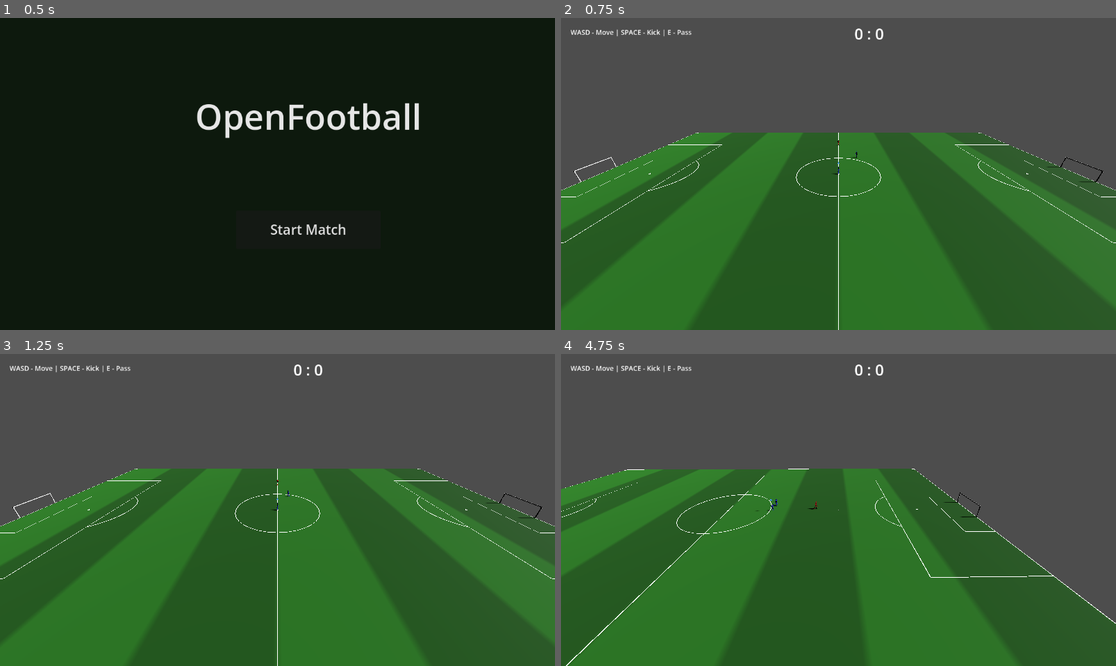
Above: before the commit, frames 1-4 (two rows, left to right).
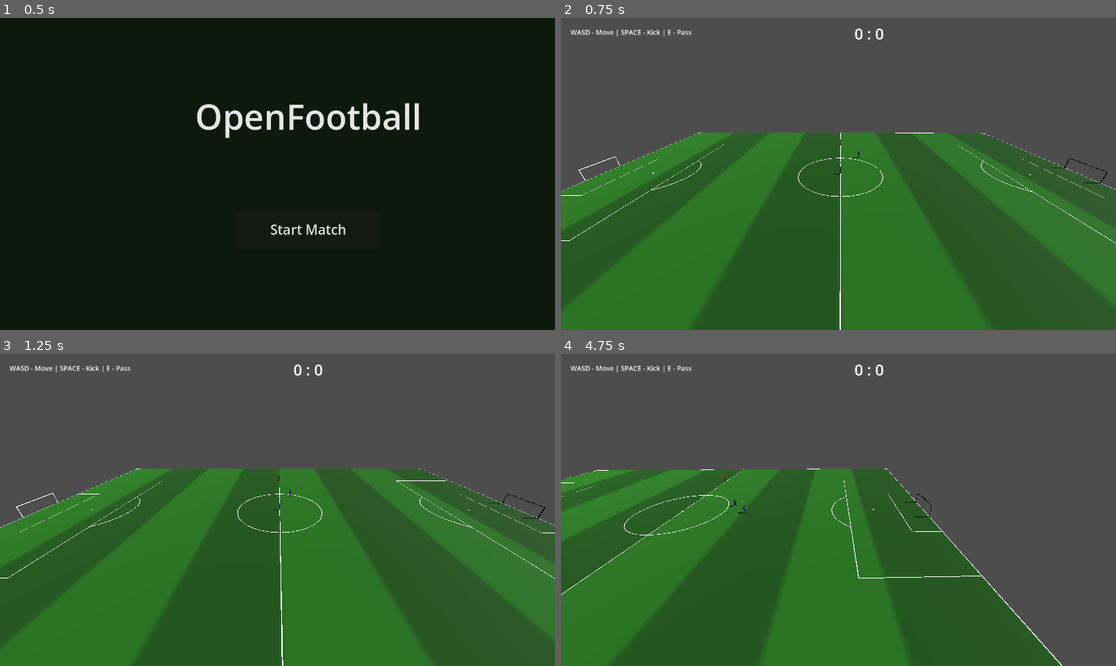
Above: after the commit, the same moments.

Repository: Churikov0112/open_football
Game: Godot game, scene res://scenes/main_menu.tscn
Two runs of this game, one before a commit and one after it. Both use one fixed random seed, a clock stepped at 60 frames per second and the inputs below.
Inputs (mouse positions are in pixels of both pictures, inside the frame that each line leads up to):
- Up to frame 1 (0.5 s): no input
- Up to frame 2 (0.75 s): click "Start Match" at 0.5 s
- Up to frame 3 (1.25 s): no input
- Up to frame 4 (4.75 s): move the mouse to (960, 494) at 1.27 s; hold Right (move_right) 1.28-2 s; hold D (kick) 1.28-2 s; click (960, 494) at 1.42 s; tap E (pass) at 1.55 s; drag from (727, 525) to (810, 572) at 2.02 s; move the mouse to (894, 441) at 2.77 s; hold Right (move_right) 2.78-3.5 s; hold Shift (sprint) 2.78-3.5 s; tap D (kick) at 3.05 s; drag from (810, 572) to (672, 463) at 3.52 s; move the mouse to (1005, 556) at 4.27 s; hold Left (move_left) from 4.28 s (still down); hold D (kick) from 4.28 s (still down); tap Shift (sprint) at 4.55 s

Frame 1 is identical in both runs. In frame 2, 0.9% of the frame differs, in the area x 0-100%, y 36-100%; in frame 3, 0.9%; in frame 4, 39%.

Commit message:
feat(ball): flight-gated ball-vs-player collision + continuous lead-follow dribbling
Enable ball<->player physics collision ONLY while the ball is in FLIGHT (shots/
passes) — an 'always collide' model shoved the trapped/loose ball off the
dribbler's own capsule (the 78990c8 hazard), breaking close control and pickup.
Blocks/interceptions only need flight-time collision anyway. continuous_cd on.

Rework dribbling from discrete push-and-chase to continuous lead-follow: the ball
is held ahead of the player at a distance that grows with speed (tight when slow,
far when sprinting), breaks away into a chase past DRIBBLE_CHASE_DIST, and gains a
smooth random sprint imprecision (speed traded for accuracy).

DEBUG_DISABLE_OPPONENT=true is a TEMPORARY test flag (opponent stands still) —
revert before finishing Phase 0.

Co-Authored-By: Claude Opus 4.8 <noreply@anthropic.com>

Diff:
--- a/scripts/ai/simple_ai.gd
+++ b/scripts/ai/simple_ai.gd
@@ -36,6 +36,12 @@
 
 
 func _physics_process(delta: float) -> void:
+	if FootballConstants.DEBUG_DISABLE_OPPONENT:
+		var dm := _motor()
+		if dm != null:
+			dm.set_move_intent(Vector3.ZERO)
+		return
+
 	if not ball or not is_instance_valid(ball):
 		return
 
--- a/scripts/ball/ball_controller.gd
+++ b/scripts/ball/ball_controller.gd
@@ -25,13 +25,19 @@
 var _was_far: bool = true                    # мяч был вне зоны догона → следующий контакт = толчок
 var _dribble_chasing: bool = false           # true → мяч ушёл, владелец должен БЕЖАТЬ к мячу (гистерезис)
 var _dribble_suppressed: bool = false        # true → НЕ толкать мяч (идёт зарядка/commit паса-удара) → одно касание
+var _wobble_dir_n: float = 0.0               # плавный случайный дрейф направления удержания [-1..1] (спринт-неточность)
+var _wobble_lead_n: float = 0.0              # плавный случайный дрейф дистанции удержания [-1..1]
 
 
 func _ready() -> void:
 	_football_texture()
 	var phys_mat := PhysicsMaterial.new()
-	phys_mat.bounce = 0.4
+	phys_mat.friction = 0.4
+	phys_mat.bounce = 0.35
 	physics_material_override = phys_mat
+	continuous_cd = true           # быстрый удар не должен туннелировать сквозь игрока/штангу
+	max_contacts_reported = 2
+	contact_monitor = true
 
 
 func _football_texture() -> void:
@@ -76,6 +82,7 @@
 	dribbler = node
 	_dribbler_prev_pos = node.global_position if node else Vector3.ZERO
 	state = BallState.TRAPPED if node else BallState.OPEN
+	_set_player_collision(false)  # трапнутый/бесхозный мяч не сталкивается с капсулами игроков
 	if node:
 		var f := -node.global_transform.basis.z
 		f.y = 0.0
@@ -115,11 +122,22 @@
 		_last_release_time = Time.get_ticks_msec()
 	_dribbler_prev_pos = Vector3.ZERO
 	state = BallState.OPEN
+	_set_player_collision(false)
 
 
 ## Текущий владелец мяча (нейтральное имя поверх legacy-поля dribbler).
 func player() -> Node3D:
 	return dribbler
+
+
+## Слой игроков в маске мяча — ВКЛючаем только в полёте (блок/перехват), иначе капсула игрока
+## толкала бы мяч на дриблинге/подборе (ломает близкий контроль, подскок). Bit2 = PLAYER.
+func _set_player_collision(on: bool) -> void:
+	var pbit := FootballConstants.PLAYER_COLLISION_MASK
+	if on:
+		collision_mask |= pbit
+	else:
+		collision_mask &= ~pbit
 
 
 func clear_last_kicker() -> void:
@@ -159,6 +177,7 @@
 	_last_kick_time = Time.get_ticks_msec()
 	release_dribble()
 	state = BallState.FLIGHT
+	_set_player_collision(true)  # в полёте мяч сталкивается с игроками (блок/перехват)
 	_pending_impulse = direction * power
 
 
@@ -170,6 +189,7 @@
 	_last_kick_time = Time.get_ticks_msec()
 	release_dribble()
 	state = BallState.FLIGHT
+	_set_player_collision(true)  # в полёте мяч сталкивается с игроками (блок/перехват)
 	_pending_impulse = velocity * mass
 
 
@@ -184,47 +204,68 @@
 		_dribbler_prev_pos = player_pos
 		pos_delta.y = 0.0
 
-		var player_speed := 0.0
+		var player_vel := Vector3.ZERO
 		if dt > 0.0:
-			player_speed = pos_delta.length() / dt
-
-		# Свободное качение с трением — мяч живёт своей инерцией между толчками (не пиннится).
-		vel.x *= FootballConstants.DRIBBLE_ROLL_DRAG
-		vel.z *= FootballConstants.DRIBBLE_ROLL_DRAG
+			player_vel = (pos_delta / dt).limit_length(15.0)
+		var player_speed := player_vel.length()
 
 		var gap := state_body.transform.origin - player_pos
 		gap.y = 0.0
 		var gd := gap.length()
 
-		# Флаг «бежать к мячу» с гистерезисом: ушёл дальше CHASE_DIST → chasing; догнал ближе
-		# CATCH_DIST → ведём стиком; между — держим текущее (нет флип-флопа/«танца»).
+		# Гистерезис: мяч вырвался дальше CHASE → «догон» (свободный ролл, игрок бежит к мячу);
+		# догнал ближе CATCH → снова под контролем. Между — держим текущий режим (без флип-флопа).
 		if gd > FootballConstants.DRIBBLE_CHASE_DIST:
 			_dribble_chasing = true
 		elif gd < FootballConstants.DRIBBLE_CATCH_DIST:
 			_dribble_chasing = false
 
-		if gd < FootballConstants.DRIBBLE_CATCH_DIST:
-			# Игрок ДОГНАЛ мяч: только сейчас можно сменить направление и толкнуть. Толчок —
-			# на «фронте» (был далеко → догнал), а не каждый кадр, чтобы не приклеивать мяч.
-			# Подавление: пока идёт зарядка/commit паса-удара — НЕ толкаем (одно касание = пас).
-			if _was_far and player_speed > 0.3 and not _dribble_suppressed:
-				# Направление толчка: стик владельца (intent), иначе — facing (путь ИИ).
-				var pdir := _dribble_intent
-				if pdir.length_squared() < 0.0001:
-					var f := -dribbler.global_transform.basis.z
-					f.y = 0.0
-					pdir = f.normalized() if f.length_squared() > 0.0001 else _dribble_dir
-				_dribble_dir = pdir
-				var push := _dribble_dir * (player_speed + FootballConstants.DRIBBLE_PUSH_BONUS + _dribble_push_extra)
-				vel.x = push.x
-				vel.z = push.z
-				# «Взвод» снимаем ТОЛЬКО после реального толчка: иначе, подойдя к мячу медленно
-				# (<0.3) на старте, _was_far гасился без толчка и игрок «залипал» на мяче (деадлок).
-				_was_far = false
+		if _dribble_chasing:
+			# Мяч вырвался — свободно катится с трением, игрок догоняет (match_manager ведёт к мячу).
+			vel.x *= FootballConstants.DRIBBLE_ROLL_DRAG
+			vel.z *= FootballConstants.DRIBBLE_ROLL_DRAG
 		else:
-			_was_far = true
+			# Под контролем: удерживаем мяч в точке впереди. Lead растёт со скоростью — плотно
+			# на медленном (мяч у ног, не пробежать мимо), далеко на бегу. Скорость мяча =
+			# скорость игрока + подтягивание к точке, сглаженно (лаг = «живость»). Заряд/стоп
+			# (suppressed) → плотное удержание (базовый lead), чтобы пас/остановка были чистыми.
+			var pdir := _dribble_intent
+			if pdir.length_squared() < 0.0001:
+				pdir = _dribble_dir
+			_dribble_dir = pdir
+			var lead := FootballConstants.DRIBBLE_LEAD_BASE
+			if not _dribble_suppressed:
+				lead += (player_speed + _dribble_push_extra) * FootballConstants.DRIBBLE_LEAD_PER_SPEED
+			# Спринт-неточность: плавный случайный увод направления и дистанции удержания,
+			# масштаб по силе спринта (доля от DRIBBLE_SPRINT_PUSH_EXTRA). Дрейф не по-кадровый:
+			# копится с затуханием (*0.99 + маленький рандом) → медленное «плавание», не джиттер.
+			var pdir_w := pdir
+			var sprint_factor := 0.0
+			if FootballConstants.DRIBBLE_SPRINT_PUSH_EXTRA > 0.0:
+				sprint_factor = clampf(_dribble_push_extra / FootballConstants.DRIBBLE_SPRINT_PUSH_EXTRA, 0.0, 1.0)
+			if sprint_factor > 0.01 and not _dribble_suppressed:
+				_wobble_dir_n = clampf(_wobble_dir_n * 0.98 + randf_range(-0.15, 0.15), -1.0, 1.0)
+				_wobble_lead_n = clampf(_wobble_lead_n * 0.98 + randf_range(-0.15, 0.15), -1.0, 1.0)
+				pdir_w = pdir.rotated(Vector3.UP, deg_to_rad(FootballConstants.DRIBBLE_SPRINT_WOBBLE_ANGLE) * _wobble_dir_n * sprint_factor)
+				lead += FootballConstants.DRIBBLE_SPRINT_WOBBLE_LEAD * _wobble_lead_n * sprint_factor
+			else:
+				_wobble_dir_n *= 0.9
+				_wobble_lead_n *= 0.9
+			var front := player_pos + pdir_w * lead
+			var to_front := front - state_body.transform.origin
+			to_front.y = 0.0
+			var desired := player_vel + to_front * FootballConstants.DRIBBLE_CONTROL_GAIN
+			var flat_vel := Vector3(vel.x, 0.0, vel.z)
+			var blended := flat_vel.lerp(desired, FootballConstants.DRIBBLE_CONTROL_LERP)
+			vel.x = blended.x
+			vel.z = blended.z
 		vel.y *= air_resistance
 	else:
+		# Полёт закончился, когда мяч замедлился до «подбираемого» — снова OPEN, коллизия с
+		# игроками выключается (чтобы капсула подбирающего не сбивала/подкидывала мяч).
+		if state == BallState.FLIGHT and Vector3(vel.x, 0.0, vel.z).length() < FootballConstants.BALL_TRAP_MAX_SPEED:
+			state = BallState.OPEN
+			_set_player_collision(false)
 		vel.x *= drag_factor
 		vel.z *= drag_factor
 		vel.y *= air_resistance
--- a/scripts/data/football_constants.gd
+++ b/scripts/data/football_constants.gd
@@ -79,24 +79,31 @@
 
 const DRIBBLE_FORWARD_DIST := 0.5
 const DRIBBLE_HEIGHT := 0.08
-# Дриблинг «толкни и догони» (аркадная петля): СТИК задаёт направление ТОЛЧКА мяча (мяч
-# отскакивает туда, куда стик), а БЕГ игрока авто-направляется к мячу (match_manager) — толкнул
-# и сам побежал догонять. Мяч катится своей инерцией с трением; когда игрок догнал его (в
-# пределах DRIBBLE_CATCH_DIST) — новый толчок в текущем направлении стика. Толчок на «фронте»
-# (мяч отошёл → догнал → толкнул), а не каждый кадр — поэтому мяч не «прилеплен» к ноге.
-const DRIBBLE_CATCH_DIST := 0.5   # догнал мяч ближе этого (м) → толчок + флаг chasing=false (ведём стиком)
-const DRIBBLE_CHASE_DIST := 0.9   # мяч дальше этого (м) → флаг chasing=true (игрок бежит к мячу); гистерезис с CATCH
-const DRIBBLE_PUSH_BONUS := 3.5   # мяч толкается на (скорость_игрока + это), м/с — сильнее/дальше
-const DRIBBLE_ROLL_DRAG := 0.97   # трение качения между толчками (выше = катится дальше)
-const DRIBBLE_SPRINT_PUSH_EXTRA := 4.0  # доп. сила толчка при полном спринте (мяч дальше → сложнее контроль)
-# Владение НЕ теряется от собственного толчка/резкого поворота — только по внешнему фактору
+# Дриблинг — НЕПРЕРЫВНОЕ удержание мяча впереди (lead), а не дискретные толчки. Дистанция
+# удержания РАСТЁТ со скоростью: медленно/стоя мяч у ног (плотный контроль, нельзя «пробежать
+# мимо» — мяч следуется), на бегу/спринте — далеко впереди (сложнее контроль). Когда мяч ушёл
+# дальше CHASE (вырвался на скорости/отскочил) — свободно катится, игрок бежит догонять
+# (гистерезис с CATCH); догнал (<CATCH) — снова под контролем. СТИК задаёт направление удержания.
+const DRIBBLE_CATCH_DIST := 0.5       # ближе этого (м) — снова под контролем (конец догона)
+const DRIBBLE_CHASE_DIST := 1.1       # дальше этого (м) — мяч вырвался, игрок бежит догонять
+const DRIBBLE_LEAD_BASE := 0.5        # удержание впереди на месте/медленно, м
+const DRIBBLE_LEAD_PER_SPEED := 0.08  # прирост удержания на 1 м/с скорости игрока (выше = мяч дальше на бегу)
+const DRIBBLE_CONTROL_GAIN := 12.0    # жёсткость подтягивания мяча к точке удержания
+const DRIBBLE_CONTROL_LERP := 0.4     # сглаживание [0..1]: ниже = «живее»/с лагом, выше = плотнее/жёстче
+const DRIBBLE_ROLL_DRAG := 0.97       # трение качения, пока мяч вырвался (фаза догона)
+const DRIBBLE_SPRINT_PUSH_EXTRA := 2.0  # спринт добавляет к «скорости удержания» → мяч дальше вперёд (сложнее контроль)
+# Спринт-неточность: выигрывая в скорости, игрок иногда теряет в точности — плавный случайный
+# увод направления и дистанции удержания мяча, масштаб по силе спринта (на обычном беге = 0).
+const DRIBBLE_SPRINT_WOBBLE_ANGLE := 22.0  # макс. случайный увод направления удержания при полном спринте, градусы
+const DRIBBLE_SPRINT_WOBBLE_LEAD := 0.9    # макс. случайная дельта дистанции удержания при полном спринте, м
+# Владение НЕ теряется от собственного рывка/резкого поворота — только по внешнему фактору
 # (подкат/перехват зовут release_dribble отдельно). Флаг chasing + авто-догон возвращают мяч;
-# дистанционный сброс — лишь страховка для реально улетевшего мяча (выше любой ролл-дистанции).
+# дистанционный сброс — лишь страховка для реально улетевшего мяча (выше любой дистанции удержания).
 const DRIBBLE_KEEP_DIST := 15.0   # дальше этого (м) владелец отпускает мяч (только совсем улетевший)
 # Притягивание управляемого игрока к НИЧЕЙНОМУ мячу (вне владения): подруливаем направление
 # движения к мячу, если игрок идёт примерно к нему — чтобы не целиться точно и проще подбирать.
 const PICKUP_ASSIST_RADIUS := 3.0    # в пределах этого (м) до бесхозного мяча включается подруливание
-const PICKUP_ASSIST_STRENGTH := 0.6  # макс. доля подруливания к мячу (у самого мяча; линейно спадает к радиусу)
+const PICKUP_ASSIST_STRENGTH := 0.8  # макс. доля подруливания к мячу (у самого мяча; линейно спадает к радиусу)
 const SPRING_STIFFNESS := 300.0
 const SPRING_DAMPING := 15.0
 const SPRING_MAX_FORCE := 50.0
@@ -121,6 +128,7 @@
 #  AI
 # ═══════════════════════════════════════════
 
+const DEBUG_DISABLE_OPPONENT := true  # ВРЕМЕННО: ИИ-соперник (team_2) просто стоит — для теста дриблинга/ударов
 const AI_SPEED := 5.0
 const AI_SHOOT_RANGE := 25.0
 const AI_DRIBBLE_SPEED_FACTOR := 0.8
--- a/scripts/match/match_manager.gd
+++ b/scripts/match/match_manager.gd
@@ -308,8 +308,10 @@
 func _setup_ball() -> void:
 	ball.script = preload("res://scripts/ball/ball_controller.gd")
 	ball.set_script(ball.script)
-	# Мяч остаётся на слое 1 (гол-детект и подкат-детект завязаны на это), но должен
-	# сталкиваться и с питчем (слой 1), и с границами (ушли на отдельный слой) — иначе улетит за поле.
+	# Мяч на слое 1 (гол/подкат-детект завязаны на это), сталкивается с питчем (1) и границами.
+	# Слой ИГРОКОВ добавляется в маску ТОЛЬКО на время полёта (ball_controller, состояние FLIGHT):
+	# на дриблинге/подборе капсула игрока не должна толкать мяч (иначе близкий контроль и подбор
+	# ломаются — расталкивание/подскок), а блок/перехват нужны лишь для летящего мяча.
 	ball.collision_mask = 1 | FootballConstants.BOUNDARY_COLLISION_LAYER
 	ball.body_entered.connect(_on_ball_collision)
 
@@ -660,11 +662,6 @@
 func _handle_dribbling() -> void:
 	if not ball.has_method(&"release_dribble"):
 		return
-	# Пока владелец заряжает/выполняет пас-удар — подавляем дриблинг-толчок, чтобы касание
-	# было ровно одно (сам пас), а не «толкнул на дриблинге + пас» (двойное касание/удар «в
-	# воздух»). Полноценную очередь «в одно касание» достроит Фаза 2 поверх этого шва.
-	if ball.has_method(&"set_dribble_suppressed"):
-		ball.set_dribble_suppressed(_is_charging() or _kick_action_active)
 	if ball.dribbler:
 		var dist: float = ball.dribbler.global_position.distance_to(ball.global_position)
 		# Владение НЕ теряется от собственного толчка/резкого поворота — только по внешнему
@@ -739,22 +736,28 @@
 	# по intent'у делает ball_controller в момент «догнал».
 	if is_instance_valid(ball) and ball.has_method(&"set_dribble_intent") and ball.player() == controlled_player:
 		var stick := dir
+		var active := stick.length() > 0.2  # человек активно ведёт (стик нажат)
 		var chasing: bool = ball.has_method(&"should_chase") and ball.should_chase()
-		# Стик задаёт ТОЛЬКО направление следующего толчка (intent) + доп. силу спринта — бегом
-		# во время догона он не рулит.
-		if stick.length() > 0.2:
+		# Толкать мяч — только пока человек активно ведёт (плюс подавление на зарядке/commit
+		# паса-удара). Отпустил стик → толчок подавлен: игрок добегает к мячу и ОСТАНАВЛИВАЕТСЯ,
+		# а не продолжает дриблить по остаточной скорости.
+		if ball.has_method(&"set_dribble_suppressed"):
+			ball.set_dribble_suppressed(_is_charging() or _kick_action_active or not active)
+		# Стик задаёт направление следующего толчка (intent) + доп. силу спринта.
+		if active:
 			var sprint_now := Input.get_action_strength(&"sprint")
 			ball.set_dribble_intent(stick, FootballConstants.DRIBBLE_SPRINT_PUSH_EXTRA * sprint_now)
 		if chasing:
-			# ДОГОН (мяч ушёл): бежим СТРОГО к мячу, стик не отклоняет — куда бы ни направлял и
-			# даже если отпущен. Так игрок не теряет фокус на мяче в фазе догона.
+			# ДОГОН (мяч вырвался): бежим СТРОГО к мячу (даже если стик отпущен), стик не отклоняет.
 			var to_ball := ball.global_position - controlled_player.global_position
 			to_ball.y = 0.0
 			if to_ball.length() > 0.01:
 				dir = to_ball.normalized()
-		elif stick.length() > 0.2:
-			# Мяч у ног: ведём в направлении СТИКА (толкаем сквозь). Нет стика → стоп.
+		elif active:
+			# Мяч у ног: ведём в направлении СТИКА (толкаем сквозь).
 			dir = stick.normalized()
+		else:
+			dir = Vector3.ZERO  # мяч у ног, стик отпущен → стоп
 
 	# Притягивание к НИЧЕЙНОМУ мячу (вне владения): если игрок движется примерно к
 	# подбираемому (медленному, бесхозному) мячу поблизости — подруливаем к нему, чтобы не
